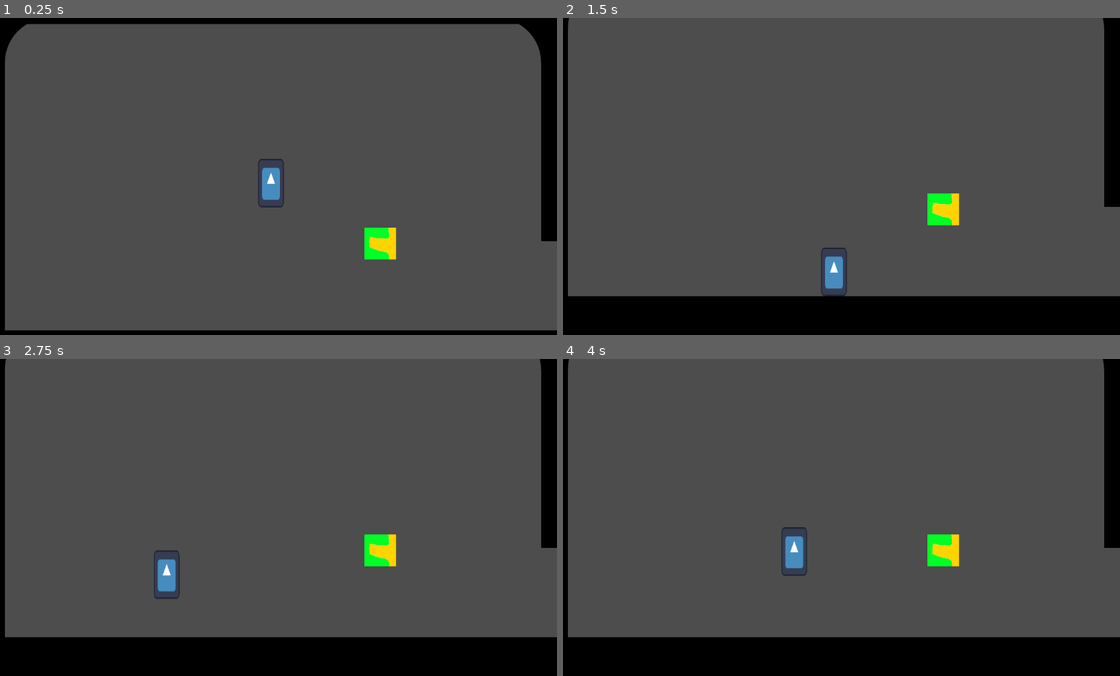
Above: before the commit, frames 1-4 (two rows, left to right).
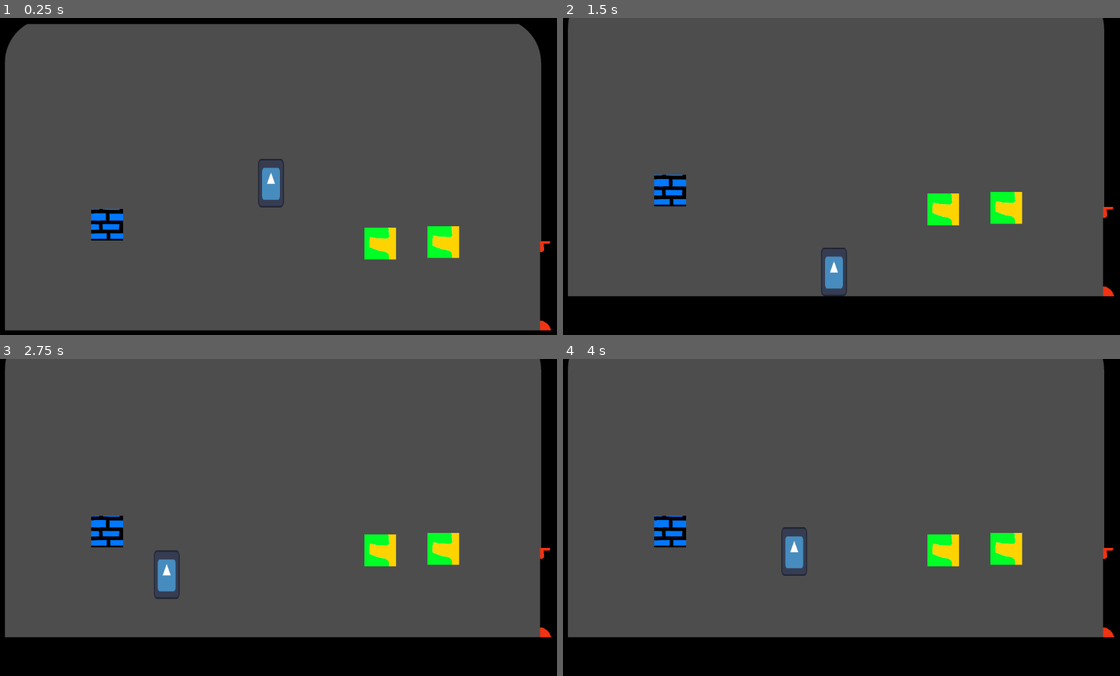
Above: after the commit, the same moments.

Repository: GonerLCP/GameLab2024
Game: Godot game, scene res://Nodes/main_scene.tscn
Same seed, same stepped clock (60 frames per second), same inputs: the game is played once before the commit and once after it. The engine's default icon, where the game draws it, is replaced by a stand-in: a white triangle on a blue panel in a dark square.
Inputs (mouse positions are in pixels of both pictures, inside the frame that each line leads up to):
- Up to frame 1 (0.25 s): no input
- Up to frame 2 (1.5 s): drag from (941, 230) to (835, 182) at 0.52 s; tap Enter at 1.25 s; drag from (718, 195) to (835, 160) at 1.27 s
- Up to frame 3 (2.75 s): tap Space (Jump) at 2 s; move the mouse to (328, 447) at 2.02 s; hold A (left) from 2.03 s (still down); tap E (Interact) at 2.1 s; click (328, 447) at 2.17 s
- Up to frame 4 (4 s): release A (left) at 2.75 s; drag from (808, 584) to (941, 549) at 2.77 s; tap Enter at 3.5 s; move the mouse to (1003, 568) at 3.52 s; hold D (right) from 3.53 s (still down); tap Q (Dismiss) at 3.6 s; click (1003, 568) at 3.67 s; tap Space (Jump) at 3.77 s; tap E (Interact) at 3.8 s

The runs differ from the first frame. In frame 1, 2.0% of the frame differs, in the area x 16-100%, y 60-99%; in frame 2, 2.0%, in the area x 16-100%, y 49-88%; in frame 3, 2.0%; in frame 4, 2.0%.

Commit message:
Drag and drop et presque porte

Diff:
--- a/Nodes/Objets/2emeObjet.tscn
+++ b/Nodes/Objets/2emeObjet.tscn
@@ -1,14 +1,27 @@
-[gd_scene load_steps=3 format=3 uid="uid://diqhyylqgg3by"]
+[gd_scene load_steps=5 format=3 uid="uid://diqhyylqgg3by"]
 
+[ext_resource type="Script" path="res://Scripts/ObjetTest.gd" id="1_6d5ag"]
 [ext_resource type="Texture2D" uid="uid://bs53pkhhkexxs" path="res://zPetitAngePartitTropTot/Assets/Salle/mur.png" id="1_p30ym"]
+[ext_resource type="PackedScene" uid="uid://ccceegqiivwy3" path="res://Nodes/spe_item.tscn" id="3_bcylt"]
 
 [sub_resource type="RectangleShape2D" id="RectangleShape2D_lqorh"]
 size = Vector2(64, 64)
 
-[node name="Area2D" type="Area2D"]
+[node name="Area2D" type="Area2D" node_paths=PackedStringArray("spe_item")]
+script = ExtResource("1_6d5ag")
+spe_item = NodePath("SpeItem")
 
 [node name="Sprite2D" type="Sprite2D" parent="."]
 texture = ExtResource("1_p30ym")
 
 [node name="CollisionShape2D" type="CollisionShape2D" parent="."]
 shape = SubResource("RectangleShape2D_lqorh")
+
+[node name="Marker2D" type="Marker2D" parent="."]
+
+[node name="SpeItem" parent="." instance=ExtResource("3_bcylt")]
+NomDeLaCle = "xCVvd"
+
+[connection signal="area_entered" from="." to="." method="_on_area_entered"]
+[connection signal="area_exited" from="." to="." method="_on_area_exited"]
+[connection signal="input_event" from="." to="." method="_on_input_event"]
--- a/Nodes/Objets/ObjetTest.tscn
+++ b/Nodes/Objets/ObjetTest.tscn
@@ -1,15 +1,17 @@
-[gd_scene load_steps=4 format=3 uid="uid://cgd2ex3qljd8r"]
+[gd_scene load_steps=5 format=3 uid="uid://cgd2ex3qljd8r"]
 
 [ext_resource type="Script" path="res://Scripts/ObjetTest.gd" id="1_3xcrv"]
 [ext_resource type="Texture2D" uid="uid://b1ethgo1kgall" path="res://zPetitAngePartitTropTot/Assets/Salle/porte.png" id="1_x4hmj"]
+[ext_resource type="PackedScene" uid="uid://ccceegqiivwy3" path="res://Nodes/spe_item.tscn" id="3_jj8t8"]
 
 [sub_resource type="RectangleShape2D" id="RectangleShape2D_2gnkx"]
 size = Vector2(64, 64)
 
-[node name="ObjetTest" type="Area2D"]
+[node name="ObjetTest" type="Area2D" node_paths=PackedStringArray("spe_item")]
 collision_layer = 2
 collision_mask = 3
 script = ExtResource("1_3xcrv")
+spe_item = NodePath("SpeItem")
 
 [node name="CollisionShape2D" type="CollisionShape2D" parent="."]
 shape = SubResource("RectangleShape2D_2gnkx")
@@ -17,5 +19,13 @@
 [node name="Sprite2D" type="Sprite2D" parent="."]
 texture = ExtResource("1_x4hmj")
 
+[node name="SpeItem" parent="." instance=ExtResource("3_jj8t8")]
+NomDeLaCle = "2emeObjet"
+numPorte = 1
+
+[node name="Marker2D" type="Marker2D" parent="."]
+position = Vector2(1, -24)
+
 [connection signal="area_entered" from="." to="." method="_on_area_entered"]
+[connection signal="area_exited" from="." to="." method="_on_area_exited"]
 [connection signal="input_event" from="." to="." method="_on_input_event"]
--- /dev/null
+++ b/Nodes/Porte.tscn
@@ -0,0 +1,32 @@
+[gd_scene load_steps=5 format=3 uid="uid://byrs62t86qbxn"]
+
+[ext_resource type="Script" path="res://Scripts/Porte.gd" id="1_v76ik"]
+[ext_resource type="Texture2D" uid="uid://dk4ph4mii72j7" path="res://Assetts/Porte.png" id="2_qt3eu"]
+
+[sub_resource type="RectangleShape2D" id="RectangleShape2D_ihvp5"]
+size = Vector2(109, 180)
+
+[sub_resource type="RectangleShape2D" id="RectangleShape2D_2kgt3"]
+size = Vector2(159, 130)
+
+[node name="Node2D" type="Area2D"]
+disable_mode = 1
+script = ExtResource("1_v76ik")
+numPorte = 1
+
+[node name="Sprite2D" type="Sprite2D" parent="."]
+texture = ExtResource("2_qt3eu")
+
+[node name="CollisionShape2D" type="CollisionShape2D" parent="."]
+position = Vector2(-9.5, 0)
+shape = SubResource("RectangleShape2D_ihvp5")
+
+[node name="Area2D" type="Area2D" parent="."]
+
+[node name="CollisionShape2D" type="CollisionShape2D" parent="Area2D"]
+position = Vector2(0.5, 1)
+shape = SubResource("RectangleShape2D_2kgt3")
+
+[connection signal="area_entered" from="." to="." method="_on_area_entered"]
+[connection signal="area_entered" from="Area2D" to="." method="_on_area_2d_area_entered"]
+[connection signal="body_entered" from="Area2D" to="." method="_on_area_2d_body_entered"]
--- a/Nodes/main_scene.tscn
+++ b/Nodes/main_scene.tscn
@@ -7,6 +7,8 @@
 [ext_resource type="PackedScene" uid="uid://cmu3j2r6kjcvu" path="res://Nodes/ui.tscn" id="4_6vvji"]
 [ext_resource type="TileSet" uid="uid://dxn5e27dcknej" path="res://Assetts/Tiles/tilesetDeFou.tres" id="6_02xjf"]
 [ext_resource type="PackedScene" uid="uid://d24tw7ja7hpnc" path="res://Nodes/Salles/SecondScene.tscn" id="7_khy2j"]
+[ext_resource type="PackedScene" uid="uid://diqhyylqgg3by" path="res://Nodes/Objets/2emeObjet.tscn" id="8_hiy7r"]
+[ext_resource type="PackedScene" uid="uid://byrs62t86qbxn" path="res://Nodes/Porte.tscn" id="9_rh5w6"]
 
 [sub_resource type="RectangleShape2D" id="RectangleShape2D_il3ef"]
 size = Vector2(1169, 717)
@@ -69,5 +71,14 @@
 position = Vector2(586.25, 360)
 shape = SubResource("RectangleShape2D_sqcnp")
 
+[node name="ObjetTest2" parent="." instance=ExtResource("3_hhs2i")]
+position = Vector2(928, 452)
+
+[node name="Area2D" parent="." instance=ExtResource("8_hiy7r")]
+position = Vector2(251, 417)
+
+[node name="Node2D" parent="." instance=ExtResource("9_rh5w6")]
+position = Vector2(1168, 540)
+
 [connection signal="dissmiss_Press" from="Player" to="." method="_on_player_dissmiss_press"]
 [connection signal="moveCamera" from="Player" to="Camera2D" method="_on_player_move_camera"]
--- /dev/null
+++ b/Nodes/spe_item.tscn
@@ -0,0 +1,8 @@
+[gd_scene load_steps=2 format=3 uid="uid://ccceegqiivwy3"]
+
+[ext_resource type="Script" path="res://Scripts/SpeItem.gd" id="1_l46m0"]
+
+[node name="SpeItem" type="Node2D"]
+script = ExtResource("1_l46m0")
+x = null
+NomDeLaCle = null
--- /dev/null
+++ b/Scripts/Global.gd
@@ -0,0 +1,8 @@
+extends Node
+
+var cleRecup= []
+# Called when the node enters the scene tree for the first time.
+func _ready():
+	for i in 10 :
+		cleRecup.append(0)
+	pass # Replace with function body.i
--- a/Scripts/ObjetTest.gd
+++ b/Scripts/ObjetTest.gd
@@ -1,26 +1,44 @@
 extends Area2D
 
 var selected = false
+var collisioned = false
+var test : Node2D
+@export var spe_item : SpeItem
+var peutgrab = true
+var mouseOffset
 # Called when the node enters the scene tree for the first time.
 func _ready():
 	pass # Replace with function body.
 
 func followMouse() :
-	print(position)
-	print(get_global_mouse_position())
-	print(global_position)
-	position = get_global_mouse_position() #+ (global_position-get_global_mouse_position())
+	#print(position)
+	#print(get_global_mouse_position())
+	#print(global_position)
+	position = get_global_mouse_position() + mouseOffset #+ (global_position-get_global_mouse_position())
 
 # Called every frame. 'delta' is the elapsed time since the previous frame.
 func _process(delta):
 	if selected :
 		followMouse()
+	if selected and collisioned :
+		var SoiMeme = $Marker2D.global_position
+		var Lautre = test.get_node("Marker2D").global_position
+		if test.get_node("SpeItem").fortnite == self.get_node("SpeItem").fortnite :
+			if abs(SoiMeme.x - Lautre.x) <= 10 :
+				if abs(SoiMeme.y - Lautre.y) <= 10:
+					var ObjetACreer = load("res://Nodes/Objets/"+ self.get_node("SpeItem").NomDeLaCle + ".tscn")
+					var objetTombe = ObjetACreer.instantiate()
+					objetTombe.position = self.global_position
+					$"..".add_child(objetTombe)
+					self.queue_free()
+					test.queue_free()
 	pass
 
 
 func _on_input_event(viewport, event, shape_idx):
 	if event is InputEventMouseButton and event.button_index == MOUSE_BUTTON_LEFT :
 		if event.pressed :
+			mouseOffset = position - get_global_mouse_position()
 			selected = true
 		else :
 			selected = false
@@ -28,4 +46,11 @@
 
 
 func _on_area_entered(area):
+	collisioned = true
+	test = area
 	pass # Replace with function body.
+
+
+func _on_area_exited(area):
+	collisioned = false
+	pass # Replace with function body.
--- /dev/null
+++ b/Scripts/Porte.gd
@@ -0,0 +1,29 @@
+extends Area2D
+
+@export var numPorte : int
+# Called when the node enters the scene tree for the first time.
+func _ready():
+	pass # Replace with function body.
+
+
+# Called every frame. 'delta' is the elapsed time since the previous frame.
+func _process(delta):
+	pass
+
+
+func _on_area_2d_area_entered(area): #la hitbox plus grande
+	if Global.cleRecup[numPorte] == 1 :
+		self.queue_free()
+	pass # Replace with function body.
+
+
+func _on_area_entered(area):
+	if Global.cleRecup[numPorte] == 1 :
+		self.queue_free()
+	pass # Replace with function body.
+
+
+func _on_area_2d_body_entered(body): #Si je veux arreter le joueur je devrais mettre un collider autre et pas un area
+	if Global.cleRecup[numPorte] == 1 :
+		self.queue_free()
+	pass # Replace with function body.
--- /dev/null
+++ b/Scripts/SpeItem.gd
@@ -0,0 +1,11 @@
+extends Node2D
+class_name SpeItem
+
+enum NumeroSalle {un,deux,trois,quatre,cinq,six,sept,huit,neuf,dix}
+@export var numSalle : NumeroSalle
+@export var NomDeLaCle : String
+@export var numPorte : int
+
+# Called when the node enters the scene tree for the first time.
+func _ready():
+	pass # Replace with function body.
--- a/Scripts/player.gd
+++ b/Scripts/player.gd
@@ -29,6 +29,7 @@
 	if Input.is_action_just_pressed("Interact") and ColliderInteract != null :
 		#print(ColliderInteract.name)
 		ColliderPris = ColliderInteract.name
+		Global.cleRecup[ColliderInteract.get_node("SpeItem").numPorte] = 1
 		$"../UI".get_child(0).set_texture(ColliderInteract.get_child(1).get_texture())
 		ColliderInteract.queue_free()
 
--- a/project.godot
+++ b/project.godot
@@ -14,6 +14,10 @@
 run/main_scene="res://Nodes/main_scene.tscn"
 config/features=PackedStringArray("4.2", "Forward Plus")
 config/icon="res://icon.svg"
+
+[autoload]
+
+Global="*res://Scripts/Global.gd"
 
 [input]
 
@@ -61,3 +65,8 @@
 "events": [Object(InputEventKey,"resource_local_to_scene":false,"resource_name":"","device":-1,"window_id":0,"alt_pressed":false,"shift_pressed":false,"ctrl_pressed":false,"meta_pressed":false,"pressed":false,"keycode":0,"physical_keycode":81,"key_label":0,"unicode":97,"echo":false,"script":null)
 ]
 }
+
+[layer_names]
+
+2d_physics/layer_1="Player"
+2d_physics/layer_2="Objet"
Binary file added: Assetts/Porte.png
Not shown, added: Assetts/Porte.png.import
Not shown: 1 places in Nodes/main_scene.tscn that only renumber resources
